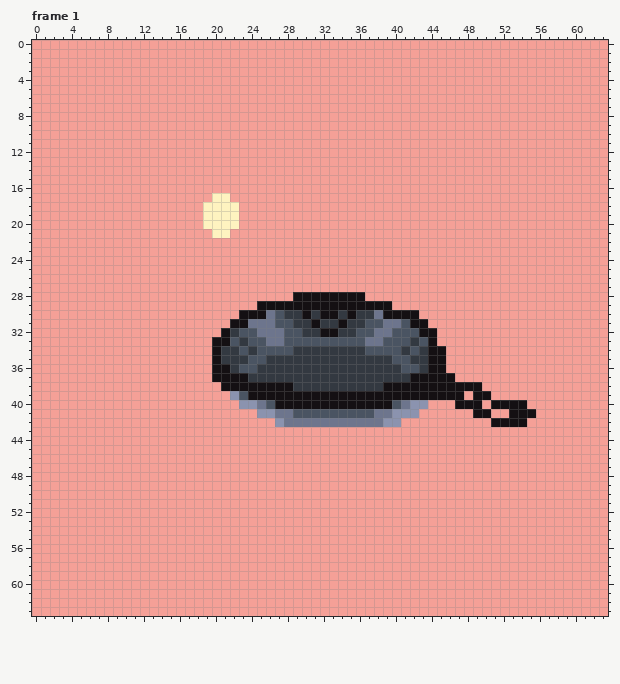
Pixel-art file, stored at Jun_2021/Pan.aseprite. This is how it looked before the edit.
64x64 pixels, 36 frames. Colours within 5 levels of each other are drawn and written as one. Shown: frame 1. The commit also changed other frames, which this record leaves out.
The same view after the edit:
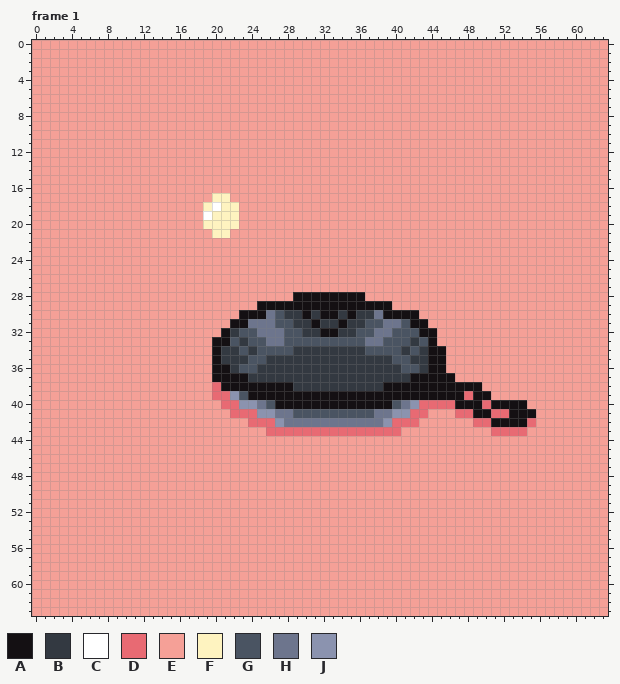
Palette (. is transparent): A #141013  B #333941  C #ffffff  D #e86a73  E #f5a097  F #fef3c0  G #4a5462  H #6d758d  J #8b93af
The exact change:
layer "Layer 1" now shown
--- frame 1, layers "Egg", "Pan", "Layer 1"
@@ x 17..22 @@
 17 EEEFFE
-18 EEFFFF
-19 EEFFFF
+18 EEFCFF
+19 EECFFF
 20 EEFFFF
@@ x 18..57 @@
 37 EEAAAABBBBBBBBBBBBBBBBBBAAAAAEEEEEEEEEEE
-38 EEEAAAAAAAABBBBBBBBBBAAAAAAAAAAAEEEEEEEE
-39 EEEEJGAAAAAAAAAAAAAAAAAAAAAAAAEAAEEEEEEE
-40 EEEEEJJHGAAAAAAAAAAAAAGHJJEEEAAAEAAAAEEE
-41 EEEEEEEJJHHGGGGGGGGGHHJJJEEEEEEAAEEAAAEE
-42 EEEEEEEEEJHHHHHHHHHHHJJEEEEEEEEEEAAAAEEE
-43 EEEEEEEEEEEEEEEEEEEEEEEEEEEEEEEEEEEEEEEE
+38 EEDAAAAAAAABBBBBBBBBBAAAAAAAAAAAEEEEEEEE
+39 EEDDJGAAAAAAAAAAAAAAAAAAAAAAAADAAEEEEEEE
+40 EEEDDJJHGAAAAAAAAAAAAAGHJDDDDAAADAAAAEEE
+41 EEEEDDDJJHHGGGGGGGGGHHJJDDEEEDDAADDAAAEE
+42 EEEEEEDDDJHHHHHHHHHHHJDDDEEEEEEDDAAAADEE
+43 EEEEEEEEDDDDDDDDDDDDDDDEEEEEEEEEEDDDDEEE
 44 EEEEEEEEEEEEEEEEEEEEEEEEEEEEEEEEEEEEEEEE
Pixel boxes of the changes (left, top, right, bottom) in both pictures:
changed: (203, 202, 221, 220)
changed: (212, 382, 536, 436)
